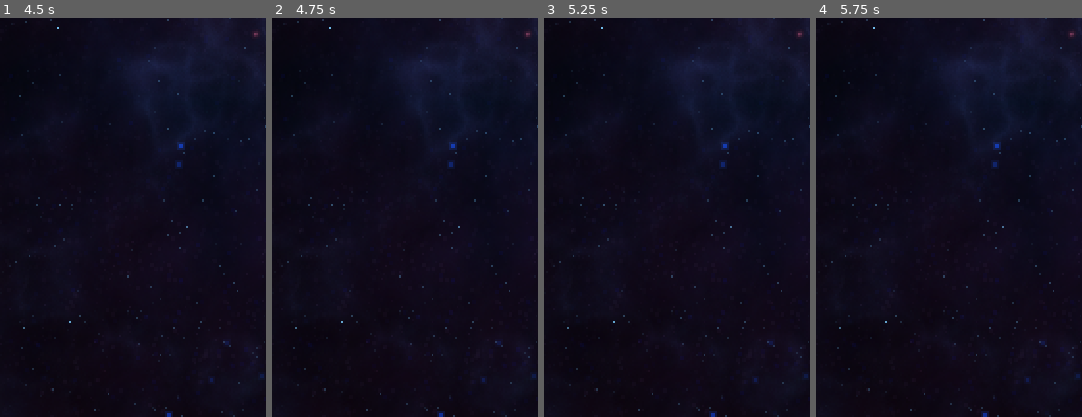
Above: before the commit, frames 1-4 (left to right).
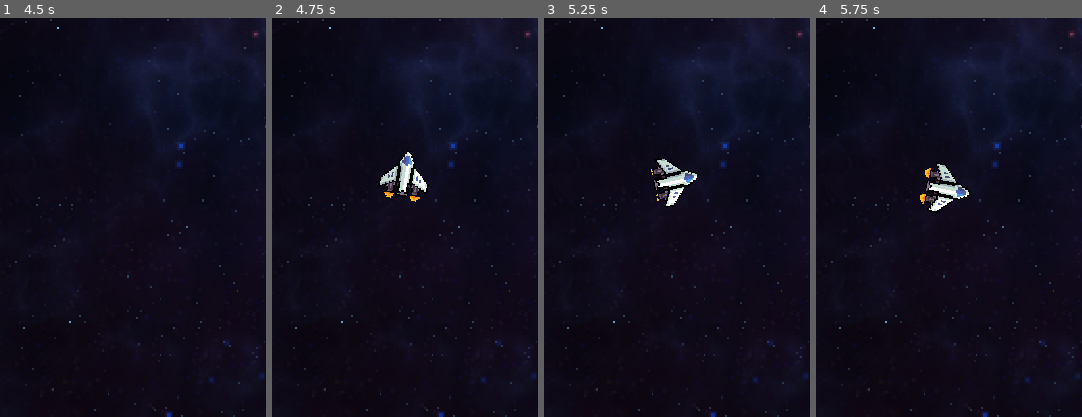
Above: after the commit, the same moments.

Repository: Alxlol/NeonSurge2
Game: Godot game, scene res://Levels/World.tscn
Two runs of this game, one before a commit and one after it. Both use one fixed random seed, a clock stepped at 60 frames per second and the inputs below.
Inputs:
- Up to frame 1 (4.5 s): hold Space (Thrust) 0.53-2.03 s; tap Ctrl (Rotate) every 0.75 s from 0.6 to 4.35 s; hold Space (Thrust) from 4.28 s (still down)
- Up to frame 2 (4.75 s): keep holding Space (Thrust)
- Up to frame 3 (5.25 s): keep holding Space (Thrust); tap Ctrl (Rotate) at 5.1 s
- Up to frame 4 (5.75 s): keep holding Space (Thrust)
The pictures show only the part of the screen within x 25-75%, y 34-84%; the shares and areas given below are measured in that part.

Frame 1 is identical in both runs. In frame 2, 1.3% of the frame differs, in the area x 39-60%, y 33-47%; in frame 3, 1.2%; in frame 4, 1.3%, in the area x 39-59%, y 36-49%.

Commit message:
respawning of player

Diff:
--- a/Actors/Characters/Player/Player.gd
+++ b/Actors/Characters/Player/Player.gd
@@ -1,11 +1,12 @@
 extends RigidBody2D
 
 @onready var start_position : Vector2 = transform.get_origin()
-@export var max_health : int = 3
+@onready var stat_component : StatComponent = $StatComponent as StatComponent
 
 func takeDamage():
-	max_health -= 1
-	global_transform.origin = start_position
+	stat_component.decrement_health(1)
+	GameState.respawn_player()
+	queue_free()
 
 
 func _on_visible_on_screen_notifier_2d_screen_exited():
--- a/Actors/Characters/Player/Player.tscn
+++ b/Actors/Characters/Player/Player.tscn
@@ -7,7 +7,7 @@
 [ext_resource type="Texture2D" uid="uid://ciwo11eak8klu" path="res://Art/Spaceship/Main Ship/Main Ship - Engine Effects/PNGs/Main Ship - Engines - Supercharged Engine - Idle.png" id="4_00wn8"]
 [ext_resource type="Script" path="res://Components/ThrustComponent.gd" id="4_8e0w5"]
 [ext_resource type="Texture2D" uid="uid://dtjxt743uyocf" path="res://Art/Spaceship/Main Ship/Main Ship - Engine Effects/PNGs/Main Ship - Engines - Supercharged Engine - Spritesheet.png" id="5_uqk8a"]
-[ext_resource type="Script" path="res://Components/ShieldComponent.gd" id="8_iivej"]
+[ext_resource type="Script" path="res://Components/StatComponent.gd" id="9_d20b5"]
 
 [sub_resource type="AtlasTexture" id="AtlasTexture_ecst6"]
 atlas = ExtResource("4_00wn8")
@@ -115,12 +115,12 @@
 physics_body = NodePath("..")
 thrust_animation = NodePath("../Ship/Sprite2D/ThrustAnimation")
 
-[node name="ShieldComponent" type="Node" parent="."]
-script = ExtResource("8_iivej")
-
 [node name="VisibleOnScreenNotifier2D" type="VisibleOnScreenNotifier2D" parent="."]
 position = Vector2(-2.08616e-07, 0.500001)
 scale = Vector2(1.5, 1.45)
 
+[node name="StatComponent" type="Node" parent="."]
+script = ExtResource("9_d20b5")
+
 [connection signal="animation_finished" from="Ship/Sprite2D/ThrustAnimation" to="ThrustComponent" method="_on_thrust_animation_animation_finished"]
 [connection signal="screen_exited" from="VisibleOnScreenNotifier2D" to="." method="_on_visible_on_screen_notifier_2d_screen_exited"]
--- /dev/null
+++ b/Components/StatComponent.gd
@@ -0,0 +1,9 @@
+extends Node
+class_name StatComponent
+
+@export var max_health : int = 3
+@export var current_health : int = 3
+
+func decrement_health(amount : int):
+	current_health = current_health - amount
+	print(current_health)
--- a/Globals/GameState.gd
+++ b/Globals/GameState.gd
@@ -1,4 +1,10 @@
 extends Node
 
+var player_scene : PackedScene = preload("res://Actors/Characters/Player/Player.tscn")
+var starting_position : Vector2 = Vector2(160, 256)
 
-var variable_in_game_state = 4
+func respawn_player():
+	var player_instance = player_scene.instantiate()
+	player_instance.position = Vector2(starting_position)
+	add_child(player_instance)
+	print(player_instance)
--- a/Globals/PlayerState.gd
+++ b/Globals/PlayerState.gd
@@ -1,3 +1 @@
 extends Node
-
-var player = "res://Actors/Characters/Player/Player.tscn"
